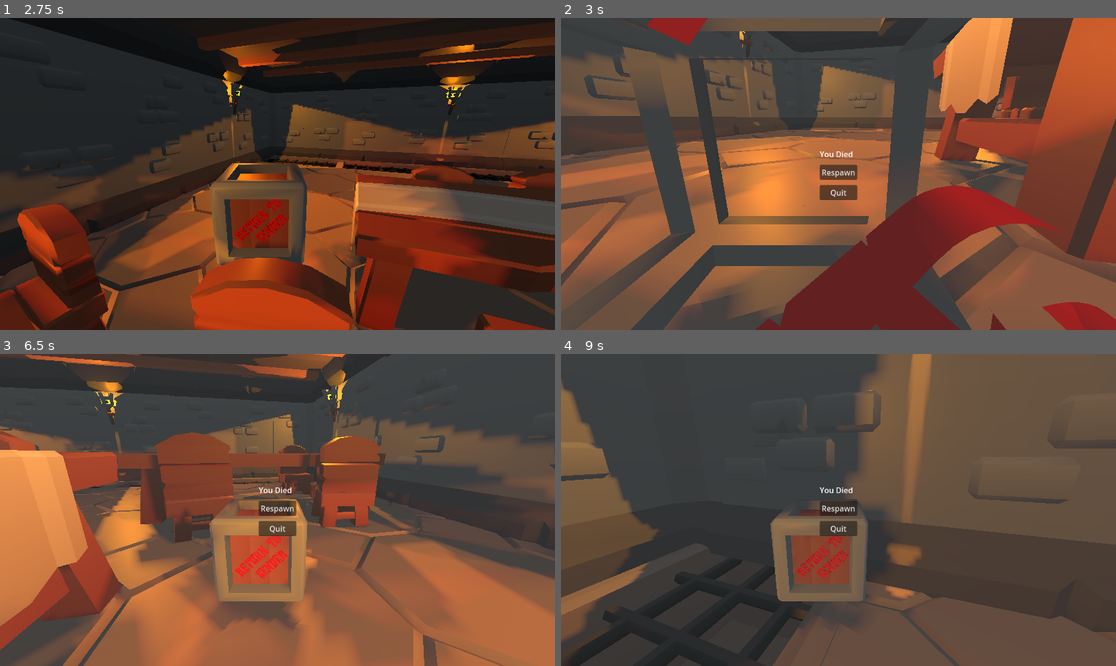
Above: before the commit, frames 1-4 (two rows, left to right).
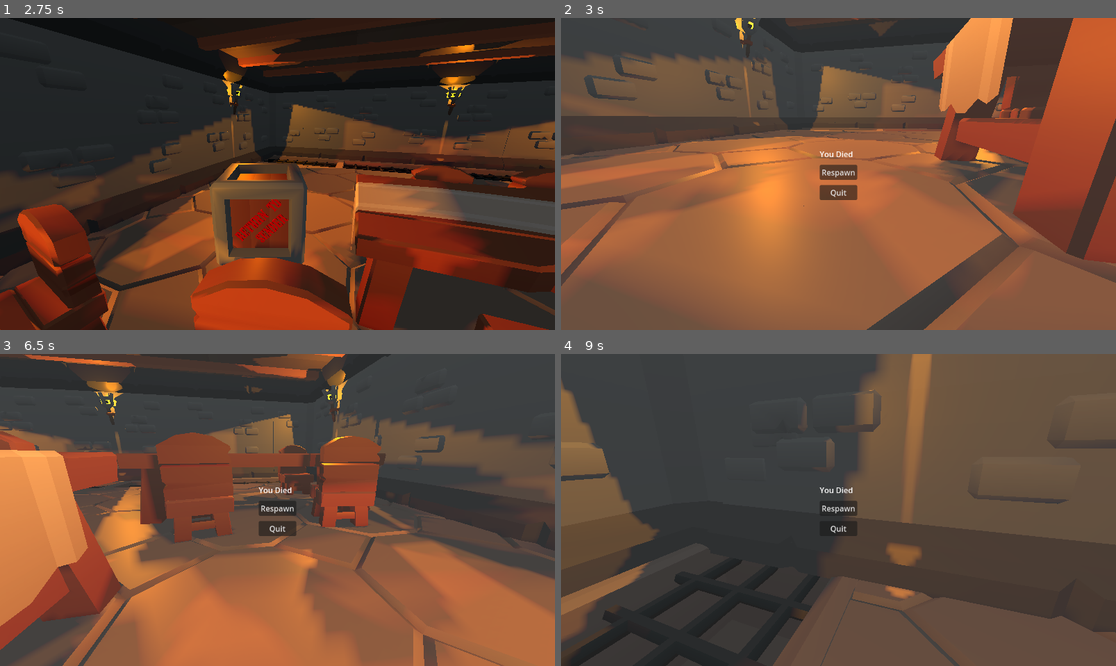
Above: after the commit, the same moments.

Repository: holy-moley/ReturnToSender
Game: Godot game, scene res://main.tscn
Two runs of this game, one before a commit and one after it. Both use one fixed random seed, a clock stepped at 60 frames per second and the inputs below.
Inputs (mouse positions are in pixels of both pictures, inside the frame that each line leads up to):
- Up to frame 1 (2.75 s): tap Enter at 0.5 s; move the mouse to (399, 158) at 0.52 s; hold D (right) 0.53-1.28 s; hold Shift (sprint) 0.53-1.28 s; tap Space (jump) at 0.77, 1.52 s; move the mouse to (166, 189) at 1.27 s; hold Down (back) 1.28-2.03 s; tap Shift (sprint) at 1.35 s; move the mouse to (333, 105) at 2.02 s; hold D (right) from 2.03 s (still down); hold Shift (sprint) from 2.03 s (still down)
- Up to frame 2 (3 s): move the mouse to (810, 236) at 2.77 s; release D (right) at 2.78 s; release Shift (sprint) at 2.78 s; hold W (forward) from 2.78 s (still down); tap Shift (sprint) at 2.85 s
- Up to frame 3 (6.5 s): tap Space (jump) at 3.02, 4.52, 5.27 s; release W (forward) at 3.5 s; click "Respawn" at 3.5 s; tap R (respawn) at 4.25 s; move the mouse to (444, 556) at 4.27 s; hold Shift (sprint) 4.28-5.03 s; hold A (left) 4.28-5.78 s; move the mouse to (111, 463) at 5.02 s; tap Shift (sprint) at 5.1 s; move the mouse to (305, 510) at 5.77 s; hold Down (back) from 5.78 s (still down); hold Shift (sprint) from 5.78 s (still down)
- Up to frame 4 (9 s): release Down (back) at 6.5 s; release Shift (sprint) at 6.5 s; click "Respawn" at 6.5 s; tap R (respawn) at 7.25 s; move the mouse to (755, 432) at 7.27 s; hold D (right) 7.28-8.03 s; tap Shift (sprint) at 7.35, 8.85 s; tap Space (jump) at 7.52, 8.27 s; move the mouse to (960, 494) at 8.02 s; hold W (forward) 8.03-8.78 s; hold Shift (sprint) 8.03-8.78 s; move the mouse to (727, 525) at 8.77 s; hold D (right) from 8.78 s (still down)

Frame 1 is identical in both runs. In frame 2, 29% of the frame differs, in the area x 4-100%, y 0-100%; in frame 3, 8.8%; in frame 4, 5.1%.

Commit message:
Player disappears when dead.

Diff:
--- a/squash_the_creeps_start_1.1.0/playertest.gd
+++ b/squash_the_creeps_start_1.1.0/playertest.gd
@@ -64,10 +64,11 @@
 	else:
 		print ("Death menu null, check node path.")
 
-
+@onready var pl = get_tree().get_root().get_node("Main/Player")
 func _on_area_3d_area_entered(area: Area3D) -> void:
 	if area.is_in_group("traps"):
 		$Sfx/AudioStreamPlayer/Boxdead.play()
+		pl.visible=false
 		emit_signal("playerDeath")
 
 
